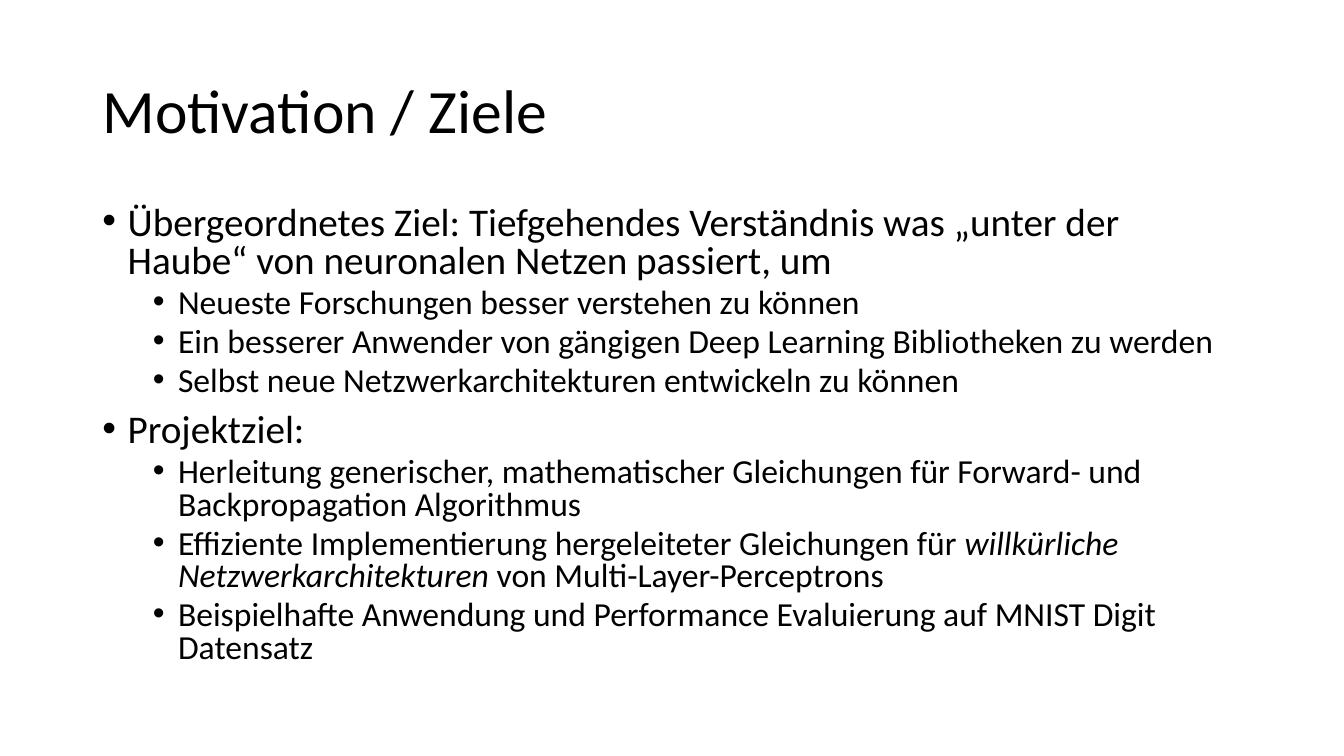
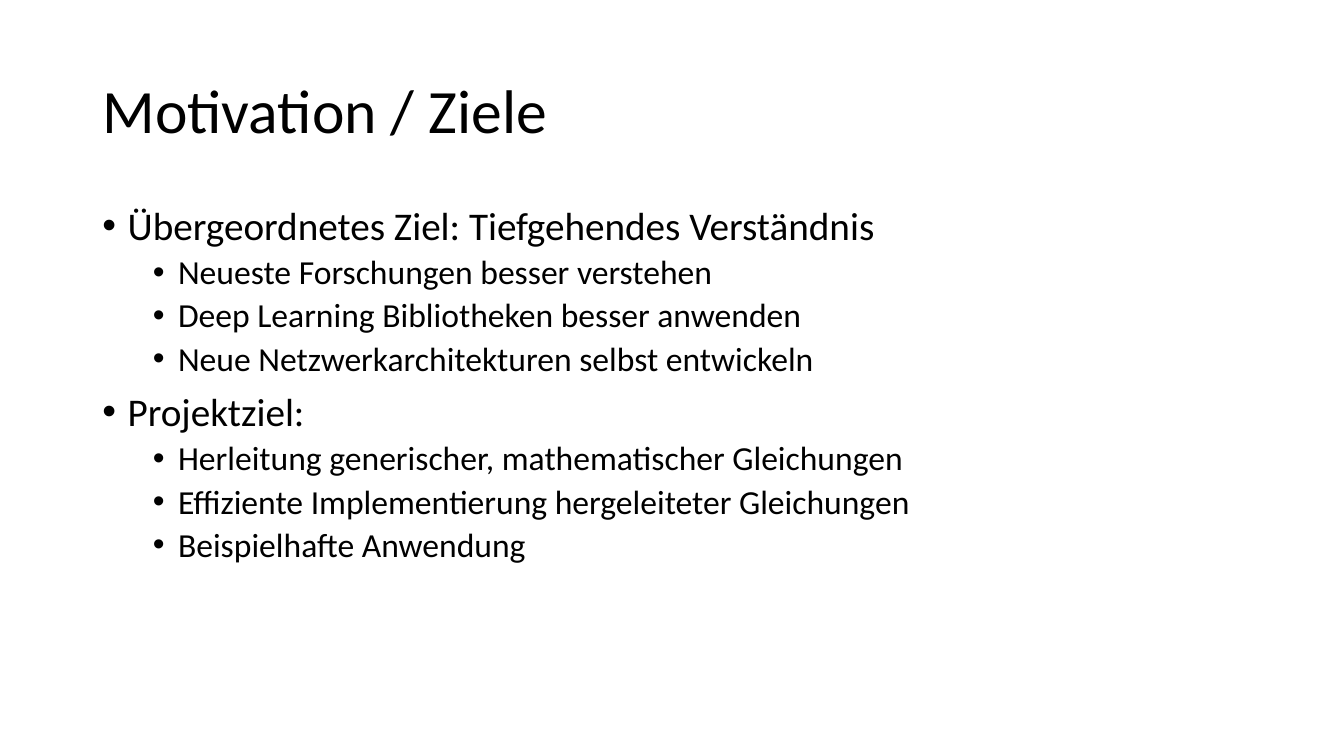
Before and after one commit to kevinsuedmersen/neural_networks_from_scratch, a slide deck: slide 3 of theory/submission/result_presentation.pptx. Drawn at 1344x756 pixels with LibreOffice and Linux fonts; fonts in the diff are those of the drawing. Boxes give left, top, right and bottom in pixels: in the first picture for what was removed or moved away, otherwise in the second. Text is boxed around its words. In the diff, an @@ line names an element or a change of style, - is before the commit and + after.

Commit message:
Update result_presentation.pptx
updated forward propagation part

```diff
--- a/theory/submission/result_presentation.pptx
+++ b/theory/submission/result_presentation.pptx
@@ text at [128, 208, 874, 372]: text changed @@
-• Übergeordnetes Ziel: Tiefgehendes Verständnis was „unter der Haube“ von neuronalen Netzen passiert, um
-  • Neueste Forschungen besser verstehen zu können
-  • Ein besserer Anwender von gängigen Deep Learning Bibliotheken zu werden
-  • Selbst neue Netzwerkarchitekturen entwickeln zu können
+• Übergeordnetes Ziel: Tiefgehendes Verständnis
+  • Neueste Forschungen besser verstehen
+  • Deep Learning Bibliotheken besser anwenden
+  • Neue Netzwerkarchitekturen selbst entwickeln
@@ text at [128, 398, 305, 433]: line spacing 0.8 to 0.9 @@
@@ text at [178, 446, 909, 563]: text changed @@
-  • Herleitung generischer, mathematischer Gleichungen für Forward- und Backpropagation Algorithmus
-  • Effiziente Implementierung hergeleiteter Gleichungen für willkürliche Netzwerkarchitekturen von Multi-Layer-Perceptrons
-  • Beispielhafte Anwendung und Performance Evaluierung auf MNIST Digit Datensatz
+  • Herleitung generischer, mathematischer Gleichungen
+  • Effiziente Implementierung hergeleiteter Gleichungen
+  • Beispielhafte Anwendung
```
Also in this commit, not shown: 5 other slides changed.
